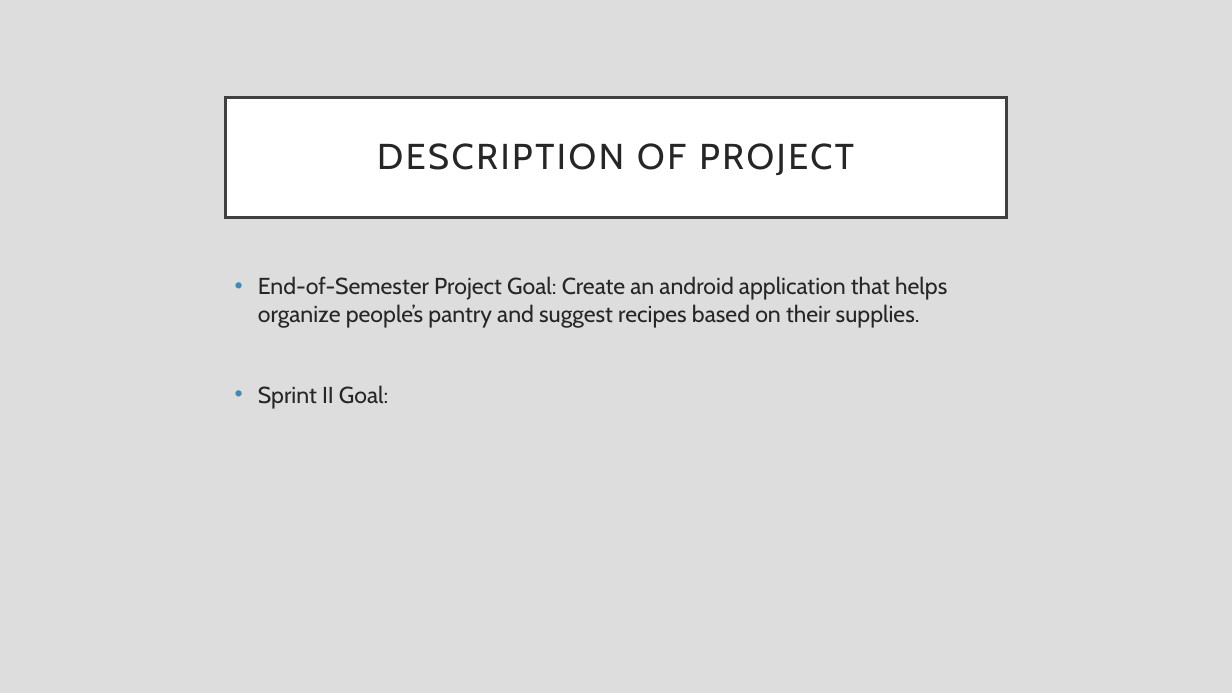
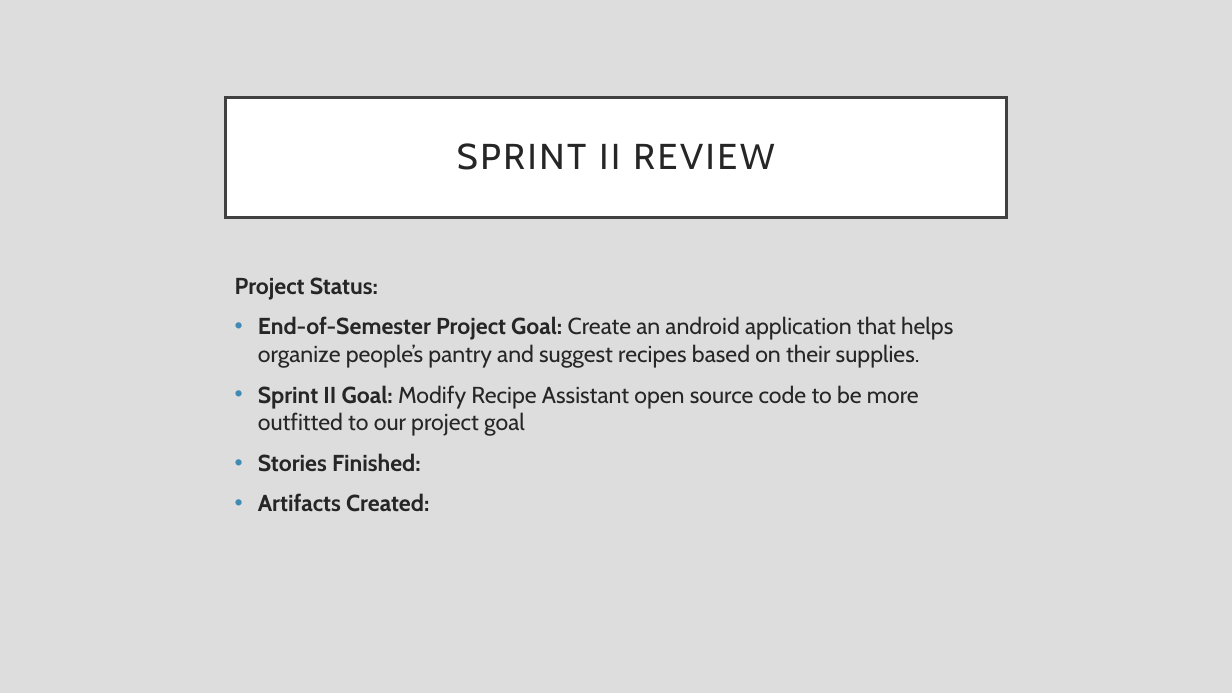
Before and after one commit to CiderCS3398/CS3398-Cider-S2017, a slide deck: slide 2 of Presentations/Sprint 2 Review.pptx. Drawn at 1232x693 pixels with LibreOffice and Linux fonts; fonts in the diff are those of the drawing. Boxes give left, top, right and bottom in pixels: in the first picture for what was removed or moved away, otherwise in the second. Text is boxed around its words. In the diff, an @@ line names an element or a change of style, - is before the commit and + after.

Commit message:
Sprint 2 PowerPoint

```diff
--- a/Presentations/Sprint 2 Review.pptx
+++ b/Presentations/Sprint 2 Review.pptx
@@ title at (457, 143, 774, 170): text changed @@
-DESCRIPTION OF PROJECT
+SPRINT II REVIEW
@@ text at (235, 277, 378, 300): paragraph added @@
+Project Status:
@@ text at (258, 316, 953, 368): bold on in "End-of-Semester Project Goal:" @@
@@ text at (258, 385, 919, 512): text changed @@
-• Sprint II Goal:
+• Sprint II Goal: Modify Recipe Assistant open source code to be more outfitted to our project goal
+• Stories Finished:
+• Artifacts Created:
```
Also in this commit, not shown: 1 slide added.
